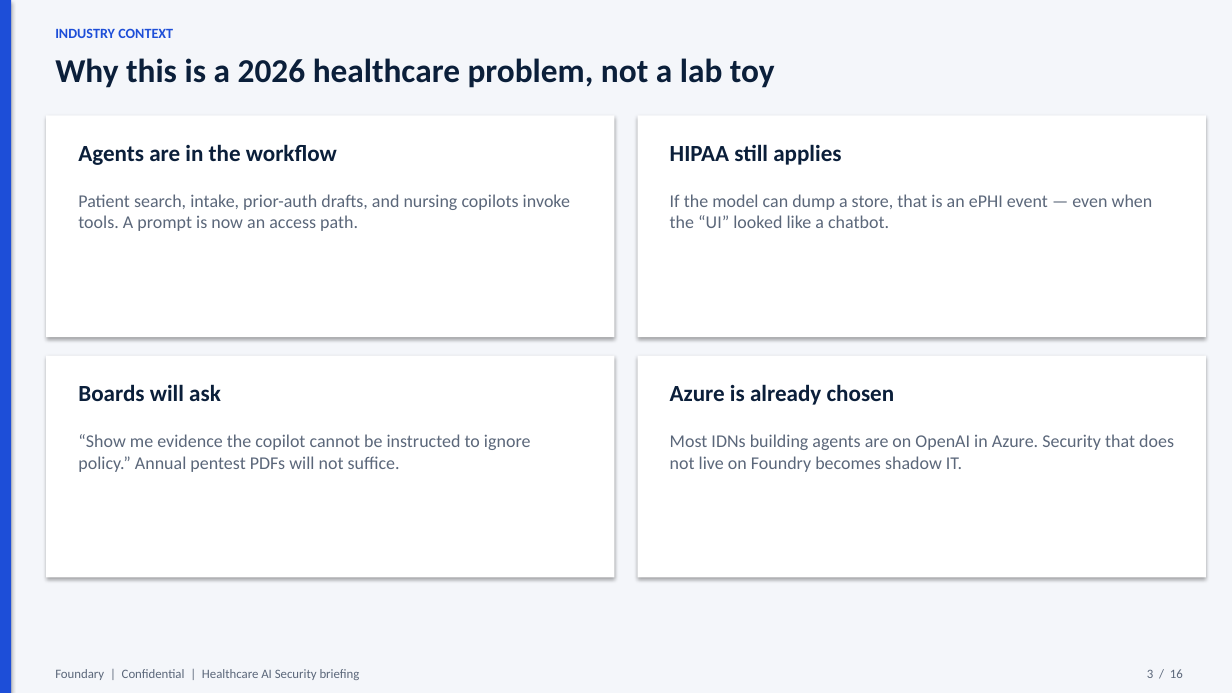
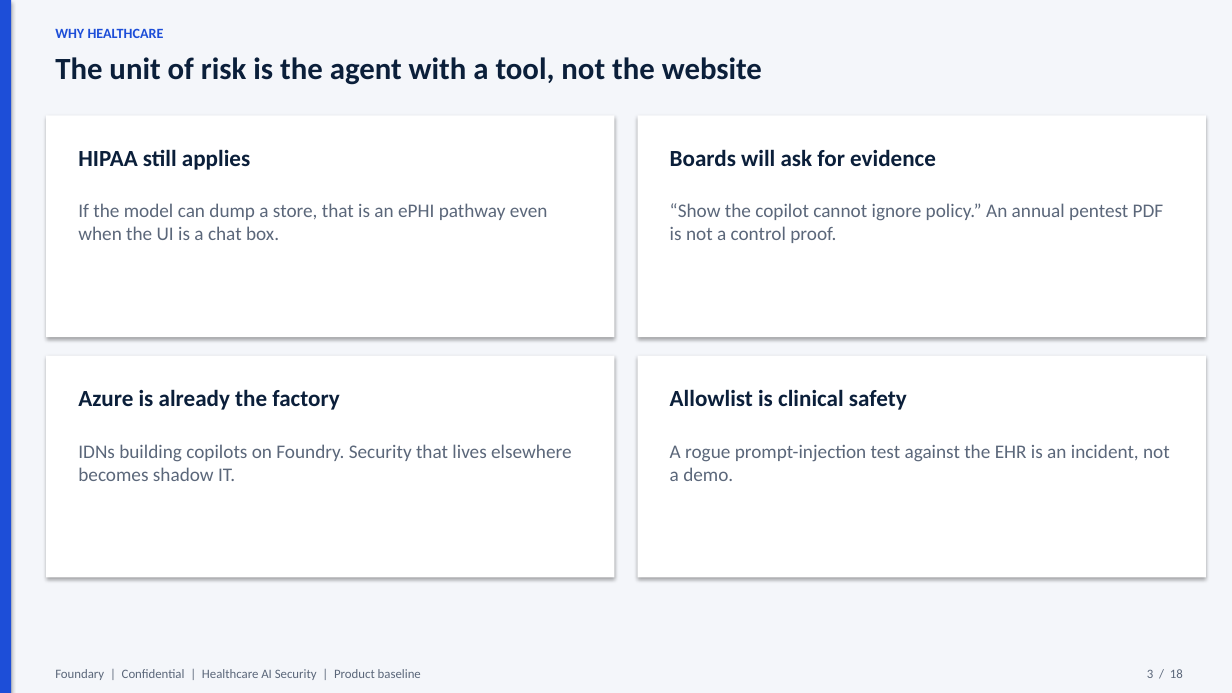
Before and after one commit to atulmishra84/Foundry-Baseline-Security-Agents, a slide deck: slide 3 of docs/Foundary-Healthcare-AI-Security-Brief.pptx. Drawn at 1232x693 pixels with LibreOffice and Linux fonts; fonts in the diff are those of the drawing. Boxes give left, top, right and bottom in pixels: in the first picture for what was removed or moved away, otherwise in the second. Text is boxed around its words. In the diff, an @@ line names an element or a change of style, - is before the commit and + after.

```diff
--- a/docs/Foundary-Healthcare-AI-Security-Brief.pptx
+++ b/docs/Foundary-Healthcare-AI-Security-Brief.pptx
@@ text at (55, 28, 164, 38): text changed @@
-INDUSTRY CONTEXT
+WHY HEALTHCARE
@@ text at (55, 57, 762, 85): text changed; size 26 to 24 pt @@
-Why this is a 2026 healthcare problem, not a lab toy
+The unit of risk is the agent with a tool, not the website
@@ text "HIPAA still applies": place and size @@
-text "HIPAA still applies" at (670, 144, 841, 165)
+text "HIPAA still applies" at (78, 149, 250, 170)
@@ text removed at (78, 144, 337, 165) @@
-Agents are in the workflow
@@ text added at (670, 149, 936, 166), 18 pt, text #0B1F3A, bold @@
+Boards will ask for evidence
@@ text at (78, 203, 548, 240): text changed; size 14 to 15 pt @@
-Patient search, intake, prior-auth drafts, and nursing copilots invoke tools. A prompt is now an access path.
+If the model can dump a store, that is an ePHI pathway even when the UI is a chat box.
@@ text at (670, 203, 1164, 243): text changed; size 14 to 15 pt @@
-If the model can dump a store, that is an ePHI event — even when the “UI” looked like a chatbot.
+“Show the copilot cannot ignore policy.” An annual pentest PDF is not a control proof.
@@ text at (78, 389, 339, 410): text changed @@
-Boards will ask
+Azure is already the factory
@@ text at (670, 389, 907, 410): text changed @@
-Azure is already chosen
+Allowlist is clinical safety
@@ text at (78, 444, 571, 481): text changed; size 14 to 15 pt @@
-“Show me evidence the copilot cannot be instructed to ignore policy.” Annual pentest PDFs will not suffice.
+IDNs building copilots on Foundry. Security that lives elsewhere becomes shadow IT.
@@ text at (670, 444, 1170, 481): text changed; size 14 to 15 pt @@
-Most IDNs building agents are on OpenAI in Azure. Security that does not live on Foundry becomes shadow IT.
+A rogue prompt-injection test against the EHR is an incident, not a demo.
@@ text at (55, 669, 421, 680): text changed @@
-Foundary | Confidential | Healthcare AI Security briefing
+Foundary | Confidential | Healthcare AI Security | Product baseline
```
Also in this commit, not shown: 11 other slides changed, 6 slides added, 4 slides removed, 36 other files.
